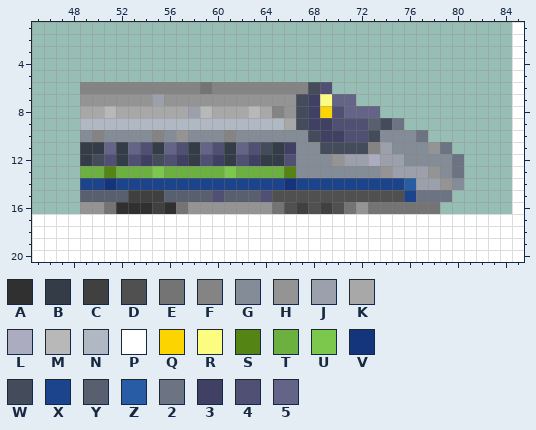
Two states of a pixel-art file, src/trains/400_series/gfx/400_series.aseprite. Above: the version before the commit.
309x351 pixels, 1 frame. Shown: x 45..85, y 1..20. The commit also changed other parts of the picture, which this record leaves out.
Palette (. is transparent): A #303030  B #343c48  C #404040  D #505050  E #747474  F #848484  G #848c98  H #949494  J #9ca0ac  K #a8a8a8  L #acacc0  M #b8b8b8  N #b0b8c4  P #ffffff  Q #fcd400  R #fcfc80  S #548414  T #6cb040  U #7cc84c  V #14347c  W #444c5c  X #1c448c  Y #586070  Z #285ca4  2 #6c7484  3 #404064  4 #505074  5 #646488
New version:
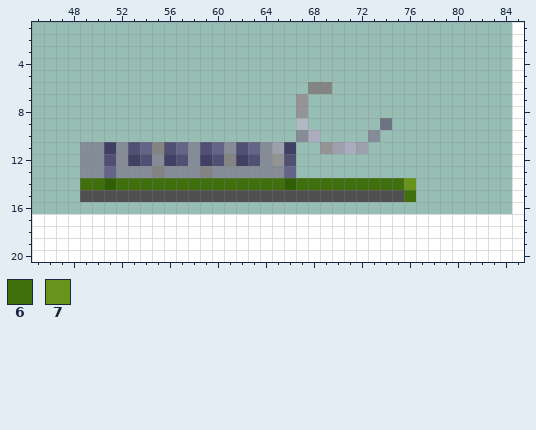
Colours new in this view: 6 #40700c  7 #68941c
Difference:
layer "Original" now hidden
layer "Refurb" now shown
layer "Refurb 2cc" now hidden
@@ palette @@
-V #14347c
+V #306004
@@ x 45..85 @@
  5 ........................................P
- 6 ....FFFFFFFFFFEFFFFFFFFW4...............P
- 7 ....HHHHHHJHHHHHHHHHHHW3R55.............P
- 8 ....KKMKKKKKKJMKKKMKFHW3Q4555...........P
- 9 ....NNNNNNNNNNNNNNNNNKW33444YW2.........P
-10 ....GFGGGGFGHGGGFGGGGGGW3344WGGG2.......P
-11 ....BB5B54B54B54B54WB3GGWWWWFJGGGH2.....P
-12 ....BW4B43W43B43B43BB4GGGHJJLJJGGGG2....P
-13 ....TTSTTTUTTTTTUTTTTSGGGGGGGHJJJHG2....P
-14 ....XXVXXXXXXXXXXXXXXVXXXXXXXXXZJJHG....P
-15 ....YYYYCCCYYYY4YYY4DDDDDDDDDDDX222.....P
-16 ....HHEAAACAEHHHHHHHEDCDCDEHEEEEEE......P
+ 6 .......................FF...............P
+ 7 ......................H.................P
+ 8 ......................H.................P
+ 9 ......................N......2..........P
+10 ......................GL....G...........P
+11 ....GG3G45F45G45G45GJ3..HJLJ............P
+12 ....GG4G34G34G34F34GH4..................P
+13 ....GG5GGGFGGGFGGGGGG5..................P
+14 ....66V66666666666666V6666666667........P
+15 ....DDDDDDDDDDDDDDDDDDDDDDDDDDD6........P
+16 ........................................P
 17 PPPPPPPPPPPPPPPPPPPPPPPPPPPPPPPPPPPPPPPPP
